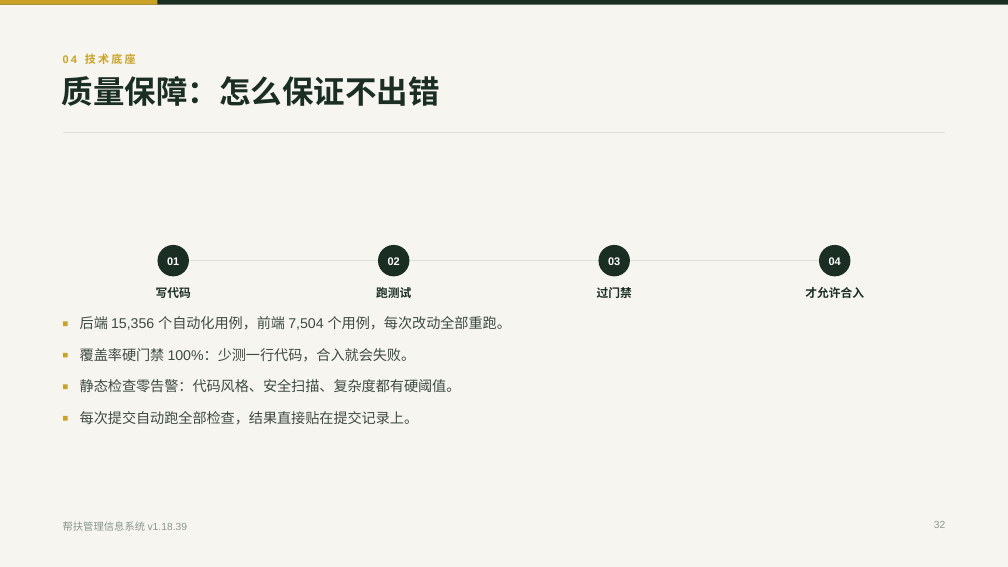
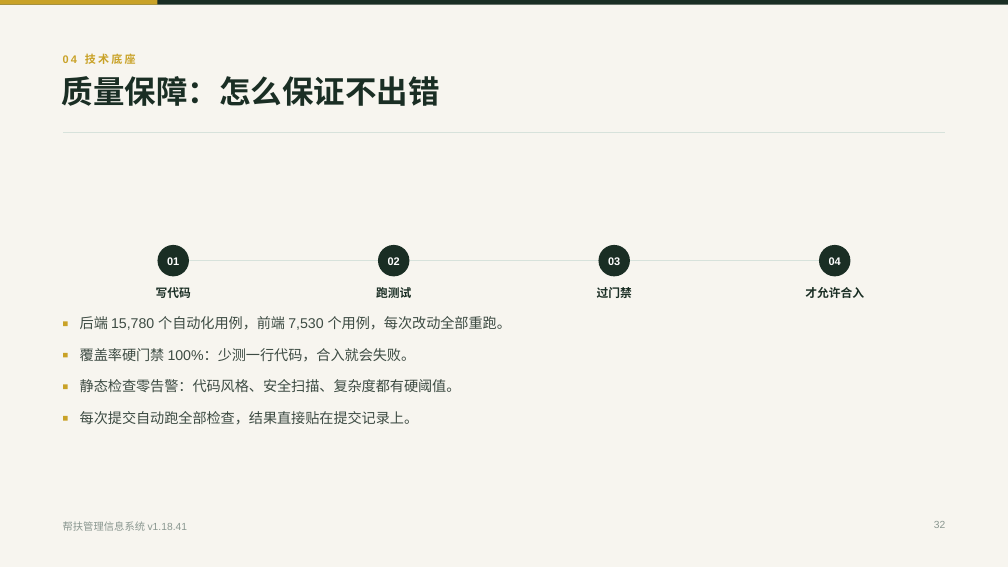
Before and after one commit to lzh745200/MRRS, a slide deck: slide 32 of docs/帮扶管理信息系统介绍-零基础版.pptx. Drawn at 1008x567 pixels with LibreOffice and Linux fonts; fonts in the diff are those of the drawing. Boxes give left, top, right and bottom in pixels: in the first picture for what was removed or moved away, otherwise in the second. Text is boxed around its words. In the diff, an @@ line names an element or a change of style, - is before the commit and + after.

```diff
--- a/docs/帮扶管理信息系统介绍-零基础版.pptx
+++ b/docs/帮扶管理信息系统介绍-零基础版.pptx
@@ text at bbox=[80, 316, 511, 330]: text changed @@
-后端 15,356 个自动化用例，前端 7,504 个用例，每次改动全部重跑。
+后端 15,780 个自动化用例，前端 7,530 个用例，每次改动全部重跑。
@@ text at bbox=[63, 521, 188, 531]: text changed @@
-帮扶管理信息系统 v1.18.39
+帮扶管理信息系统 v1.18.41
```
Also in this commit, not shown: 39 other slides changed, 3 other files.
